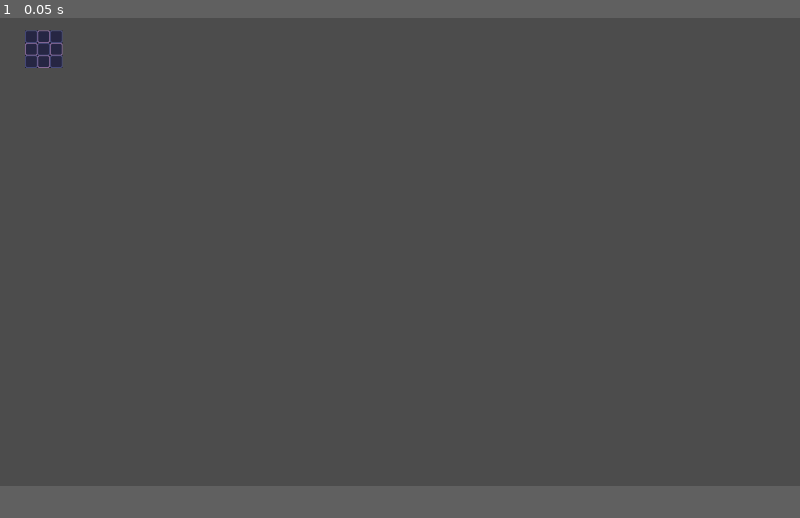
Above: before the commit, frame 1.
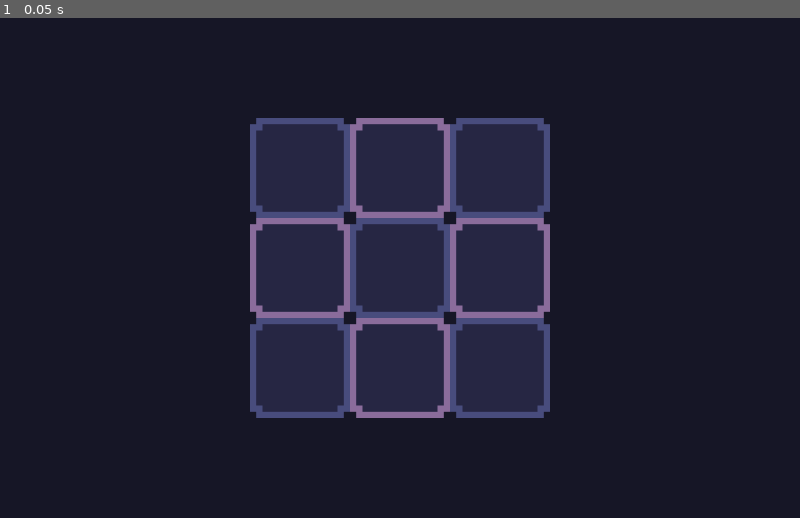
Above: after the commit, the same moment.

Repository: CasualShrub/TacTic
Game: Godot game, scene res://Scenes/DefaultScene.tscn
Same seed, same stepped clock (60 frames per second), same inputs: the game is played once before the commit and once after it.
Inputs:
- Up to frame 1 (0.05 s): no input
In our replay, the window is 800x468 before the commit and 800x500 after it. These sizes can differ from the game's own. Grey fills any space a smaller window leaves; there, only what the larger window draws over its background counts as a difference.

The runs differ from the first frame. In frame 1, 94% of the frame differs, in the area x 0-100%, y 0-94%.

Commit message:
Updated project display size
Default scene centered accordingly

Diff:
--- a/TacTic/Scenes/DefaultScene.tscn
+++ b/TacTic/Scenes/DefaultScene.tscn
@@ -3,6 +3,13 @@
 [ext_resource path="res://Scenes/TileGrid.tscn" type="PackedScene" id=1]
 
 [node name="DefaultScene" type="Node2D"]
+scale = Vector2( 8, 8 )
+
+[node name="ColorRect" type="ColorRect" parent="."]
+margin_right = 128.0
+margin_bottom = 80.0
+mouse_filter = 2
+color = Color( 0.0901961, 0.0901961, 0.152941, 1 )
 
 [node name="TileGrid" parent="." instance=ExtResource( 1 )]
-position = Vector2( 32, 16 )
+position = Vector2( 40, 16 )
--- a/TacTic/project.godot
+++ b/TacTic/project.godot
@@ -14,6 +14,10 @@
 run/main_scene="res://Scenes/DefaultScene.tscn"
 config/icon="res://Misc/icon.png"
 
+[display]
+
+window/size/height=640
+
 [gui]
 
 common/drop_mouse_on_gui_input_disabled=true
